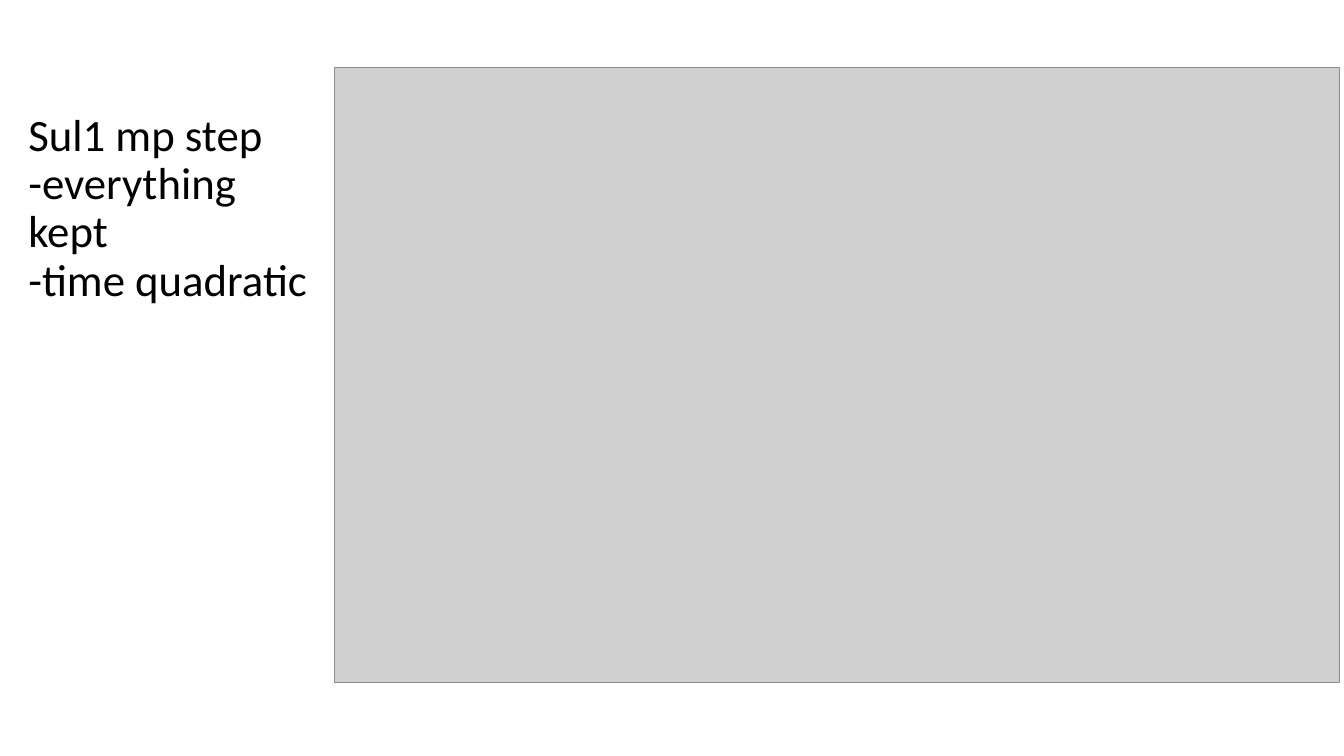
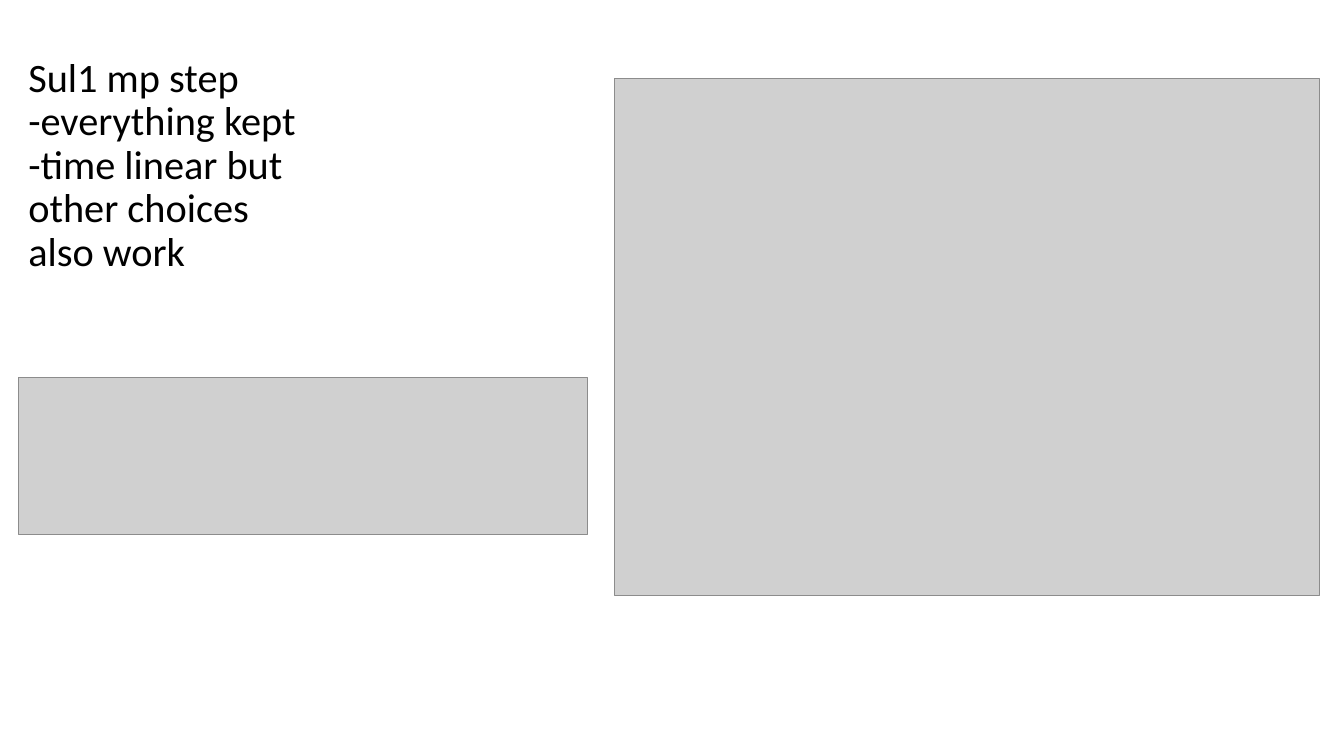
Before and after one commit to microbial-genomics/eytcheson_microplastics, a slide deck: slide 13 of pptx/glm_microplastics_water_v3.pptx (slide 12 before the commit). Drawn at 1344x756 pixels with LibreOffice and Linux fonts; fonts in the diff are those of the drawing; grey boxes stand for pictures. Boxes give left, top, right and bottom in pixels: in the first picture for what was removed or moved away, otherwise in the second. Text is boxed around its words. In the diff, an @@ line names an element or a change of style, - is before the commit and + after.

```diff
--- a/pptx/glm_microplastics_water_v3.pptx
+++ b/pptx/glm_microplastics_water_v3.pptx
@@ title at [28,64,296,267]: text changed; size 32 to 28.8 pt @@
-Sul1 mp step
--everything kept
--time quadratic
+Sul1 mp step
+-everything kept
+-time linear but other choices also work
@@ picture: place and size @@
-picture at [335,68,1340,683]
+picture at [615,78,1320,595]
@@ picture added at [18,378,588,534] @@
```
Also in this commit, not shown: 26 other slides changed, 2 slides added, 8 other files.
